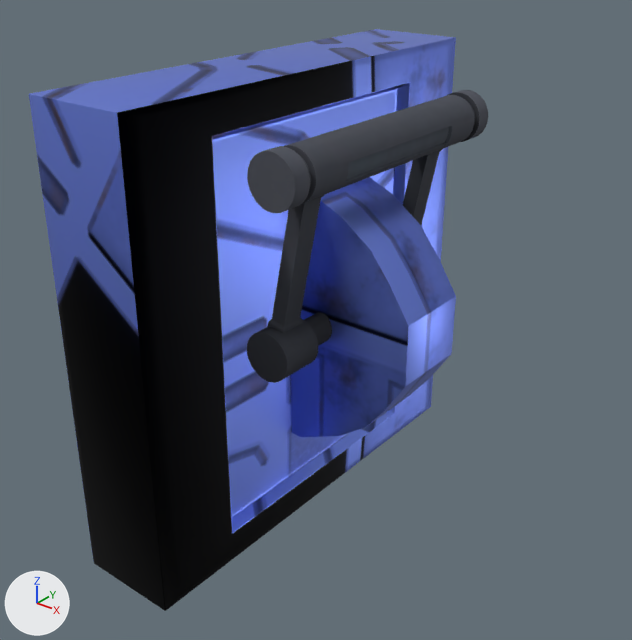
Renders of the FBX model Assets/Models/lever_upgraded.fbx from each side of a commit.
The view is the same before and after, from a 50 mm lens placed at (0.377, -0.85, 0.501), pointed at (-0.268, -0.044, 0.001). Every picture has the same lights, and +X, +Y and +Z are marked at lower left. The picture after the commit comes second.

The first picture shows 'Box', 'Lever'.
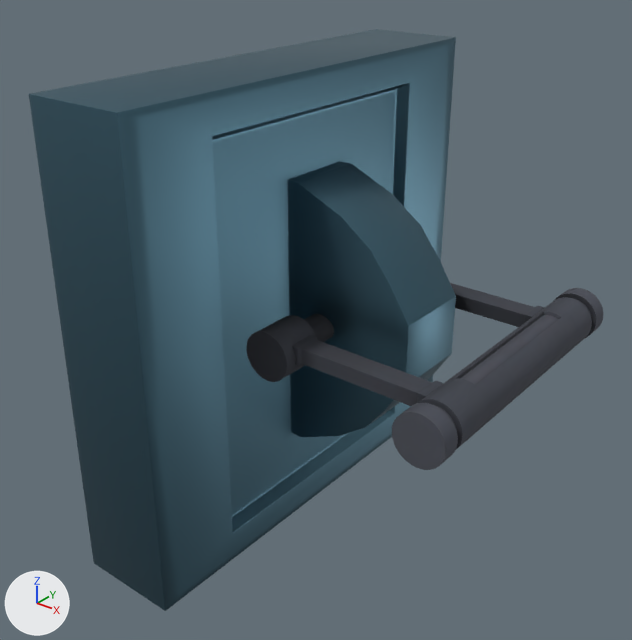
Where the change shows, as pixel boxes (x1, y1, x2, y2) in the pictures (632 x 640 px):
```json
{"object": "Box", "change": "surface changed", "before": [29, 29, 456, 611], "after": [29, 29, 456, 611]}
{"object": "Lever", "change": "turned", "before": [247, 90, 488, 383], "after": [246, 283, 603, 470]}
```

Scene script edits in JSON lines:
```json
{"op": "add", "block": "img_leverbox_png", "code": ["img_leverbox_png = load_image('LeverBox.png', 'textures/LeverBox.png', 2048, 2048, 'sRGB')"]}
{"op": "set", "path": "mat_boxbaked.texture", "old": "img_box_color_png", "new": "img_leverbox_png", "note": "with its transparency"}
{"op": "set", "path": "ob_lever.rotation_euler", "old": "(0.0, -1.371, 0.0)", "new": "(0.0, 0.0, 0.0)", "note": "degrees (0, -79, 0) -> degrees (0, 0, 0)"}
```
